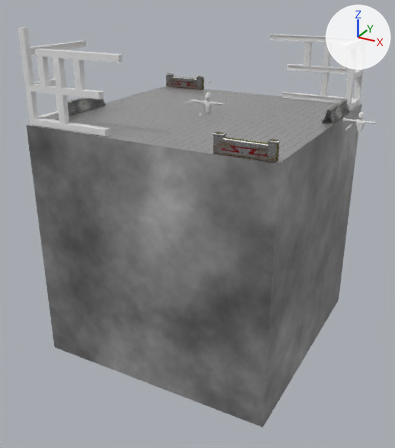
Renders of the Blender file Project/Assets/Blender/gameField.blend from each side of a commit.
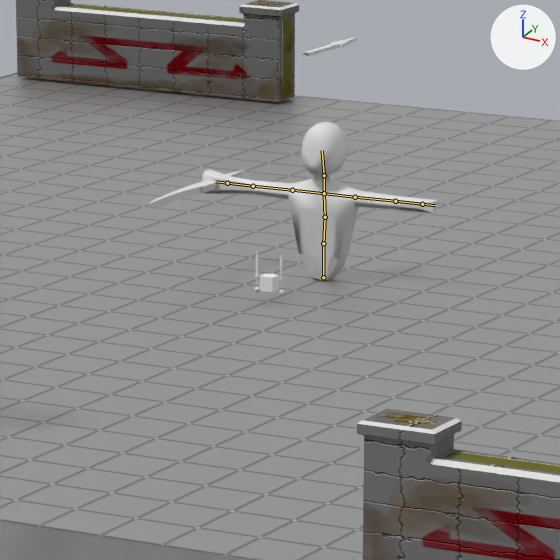
There are two pictures of each version: one whole from a 50 mm camera at (264.8, -503.6, 124.2) aimed at (1.9, -25.6, -114.8), one close up on the part from 41% to 61% of the width and 17% to 34% of the height. Arrows for +X, +Y and +Z are at upper right; the lights stay in place. The bones that bend it are drawn over the model as lines in the close-ups.

Objects in the first close-up: 'Player_0', 'enemyWeapon_0', 'fence_1', 'fence_2', 'fieldUnder_0', 'field_0'.
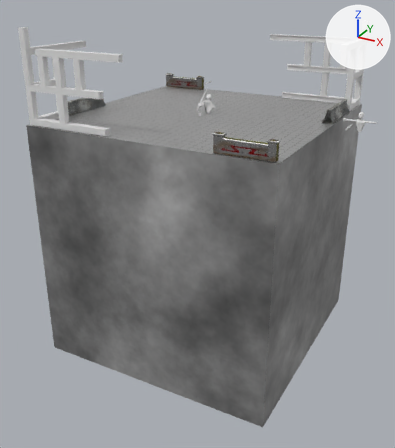
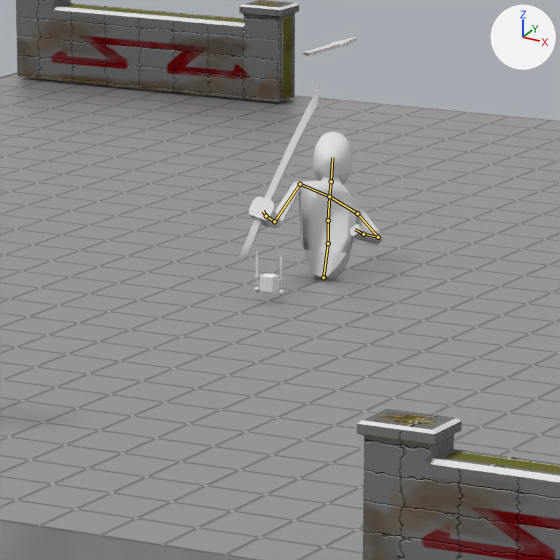
The newer file adds an action. The first version stands in its rest pose; the second is drawn at frame 8 of the action 'falter'.

Boxes (x1, y1, x2, y2) around the edits, measured in the close-ups (560 x 560 px):
'Player_0', posed (43% narrower, 6% shorter): before (202, 122, 438, 281); after (249, 131, 383, 280)
'enemyWeapon_0', posed (14% narrower, 374% taller): before (148, 170, 245, 207); after (237, 85, 320, 264)
bone 'bones', root to tip: before (323, 277) to (323, 243); after (323, 277) to (328, 243)
bone 'bone_0', root to tip: before (323, 243) to (325, 217); after (328, 243) to (328, 220)
bone 'bone_1', root to tip: before (325, 217) to (324, 193); after (328, 220) to (329, 196)
bone 'bone_2', root to tip: before (324, 193) to (324, 175); after (329, 196) to (331, 181)
bone 'ボーン.004', root to tip: before (324, 175) to (322, 150); after (331, 181) to (332, 157)
bone 'bone_3', root to tip: before (324, 193) to (355, 197); after (329, 196) to (357, 213)
bone 'ボーン.006', root to tip: before (355, 197) to (395, 201); after (357, 213) to (378, 237)
bone 'ボーン.007', root to tip: before (395, 201) to (422, 204); after (378, 237) to (363, 234)
bone 'ボーン.008', root to tip: before (422, 204) to (435, 205); after (363, 234) to (355, 229)
bone 'bone_4', root to tip: before (324, 193) to (292, 190); after (329, 196) to (300, 184)
bone 'ボーン.010', root to tip: before (292, 190) to (253, 186); after (300, 184) to (274, 221)
bone 'ボーン.011', root to tip: before (253, 186) to (227, 183); after (274, 221) to (266, 216)
bone 'ボーン.012', root to tip: before (227, 183) to (215, 181); after (266, 216) to (263, 211)

The change in detail:
Bone 'bones' (bone_bones) turns from (0, 0, 0) to (-23, 8, 0) degrees about its own x, y and z.
Bone 'bone_0' (bone_bone_0) turns from (0, 0, 0) to (-12, 28, 8) degrees about its own x, y and z.
Bone 'bone_1' (bone_bone_1) turns from (0, 0, 0) to (10, -3, 0) degrees about its own x, y and z.
Bone 'bone_2' (bone_bone_2) turns from (0, 0, 0) to (-20, -13, 0) degrees about its own x, y and z.
Bone 'ボーン.004' (bone_ボーン_004) turns from (0, 0, 0) to (-1, -1, 0) degrees about its own x, y and z.
Bone 'bone_3' (bone_bone_3) turns from (0, 0, 0) to (-24, -33, -7) degrees about its own x, y and z.
Bone 'ボーン.006' (bone_ボーン_006) turns from (0, 0, 0) to (32, 43, -45) degrees about its own x, y and z.
Bone 'ボーン.007' (bone_ボーン_007) turns from (0, 0, 0) to (60, 27, -20) degrees about its own x, y and z.
Bone 'ボーン.008' (bone_ボーン_008) turns from (0, 0, 0) to (16, -4, -1) degrees about its own x, y and z.
Bone 'bone_4' (bone_bone_4) turns from (0, 0, 0) to (-21, -9, 15) degrees about its own x, y and z.
Bone 'ボーン.010' (bone_ボーン_010) turns from (0, 0, 0) to (75, 5, 36) degrees about its own x, y and z.
Bone 'ボーン.011' (bone_ボーン_011) turns from (0, 0, 0) to (-4, 7, -83) degrees about its own x, y and z.
Bone 'ボーン.012' (bone_ボーン_012) turns from (0, 0, 0) to (-2, 5, -10) degrees about its own x, y and z.
